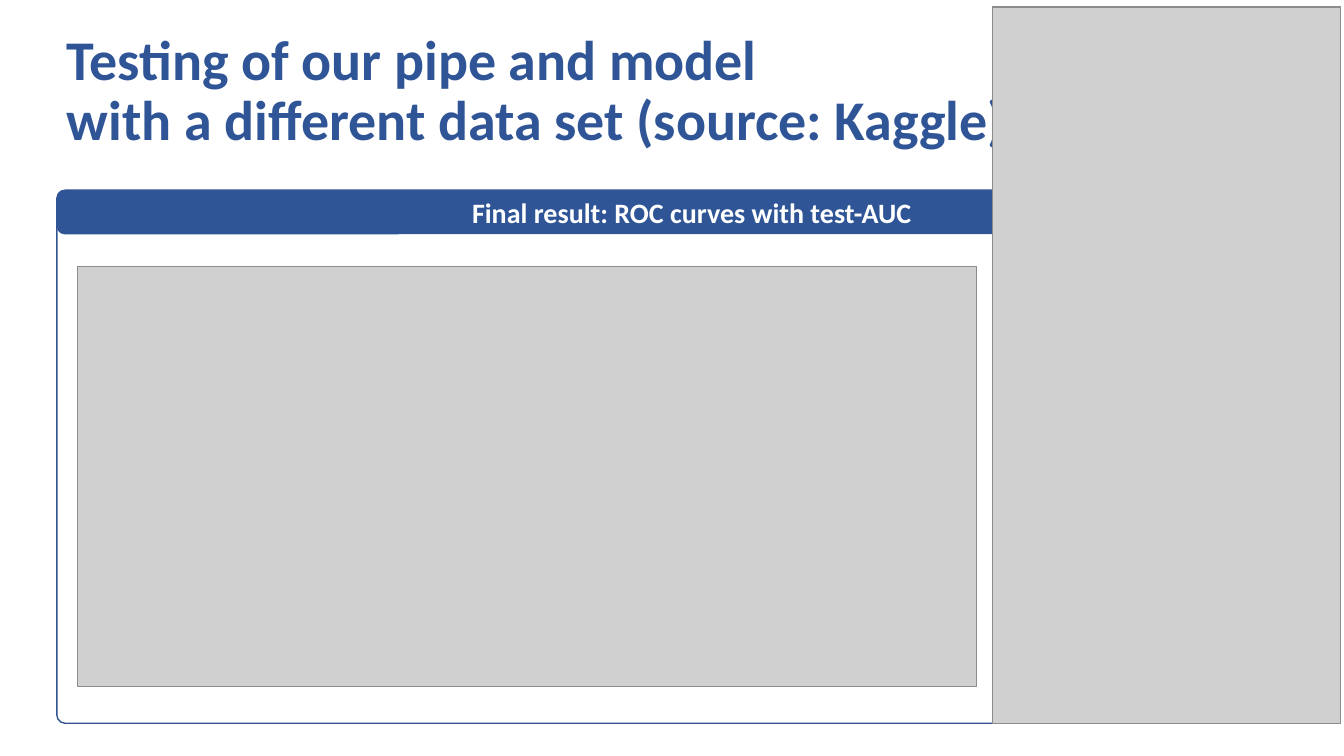
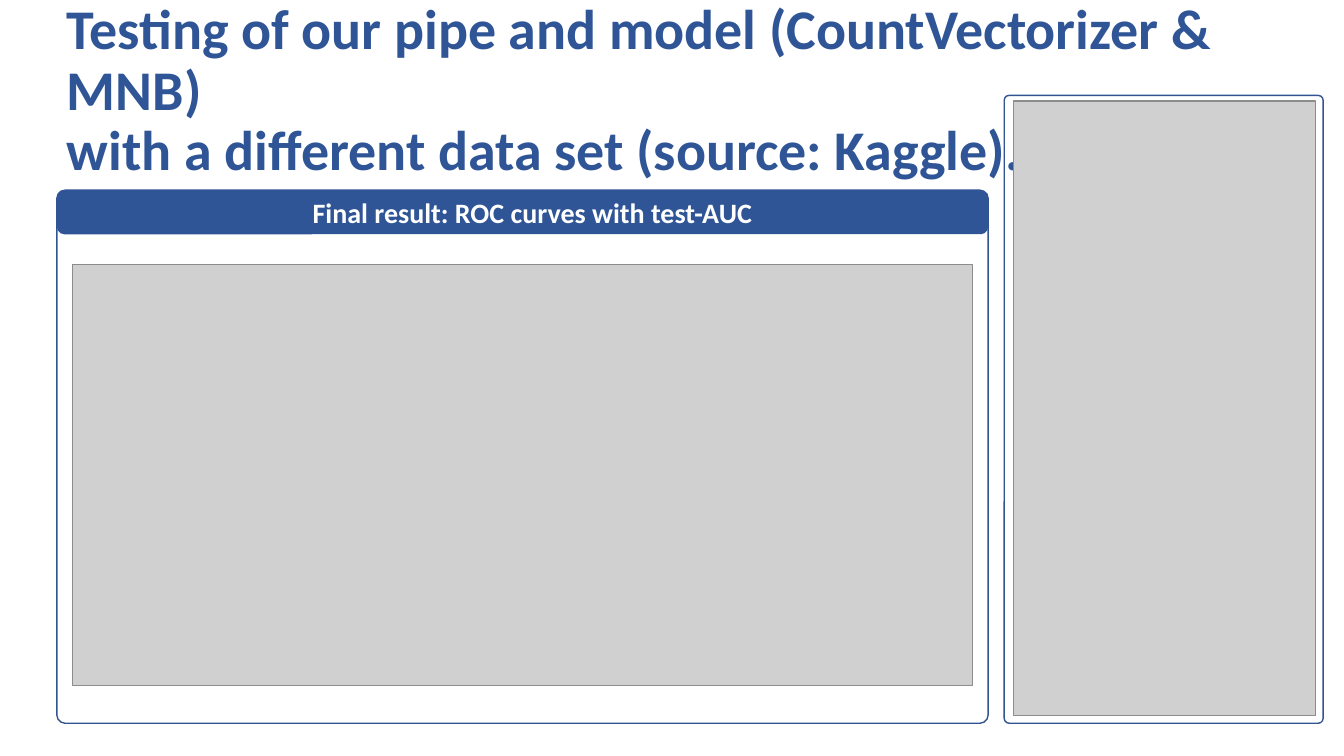
Before and after one commit to TTD-JPO/TDD-project, a slide deck: slide 11 of TDDetection_JED-PeW-OCF_2021009.pptx (slide 12 before the commit). Drawn at 1344x756 pixels with LibreOffice and Linux fonts; fonts in the diff are those of the drawing; grey boxes stand for pictures; background and template pictures are left out. Boxes give left, top, right and bottom in pixels: in the first picture for what was removed or moved away, otherwise in the second. Text is boxed around its words. In the diff, an @@ line names an element or a change of style, - is before the commit and + after.

```diff
--- a/TDDetection_JED-PeW-OCF_2021009.pptx
+++ b/TDDetection_JED-PeW-OCF_2021009.pptx
@@ text at [67,7,1159,119]: text changed @@
-Testing of our pipe and model
+Testing of our pipe and model (CountVectorizer & MNB)
@@ rounded rectangle added at [1004,96,1323,724], fill #FFFFFF at 50% opacity, outline #325491 1 pt @@
@@ picture: place and size @@
-picture at [992,7,1341,724]
+picture at [1014,101,1316,716]
@@ rounded rectangle "Final result: ROC curves with ...": place and size @@
-rounded rectangle "Final result: ROC curves with ..." at [56,191,1307,235]
+rounded rectangle "Final result: ROC curves with ..." at [56,191,988,235]
@@ rounded rectangle: place and size @@
-rounded rectangle at [56,191,1307,724]
+rounded rectangle at [56,191,988,724]
@@ picture: place and size @@
-picture at [77,266,976,687]
+picture at [73,265,972,686]
```
Also in this commit, not shown: 2 other slides changed.
